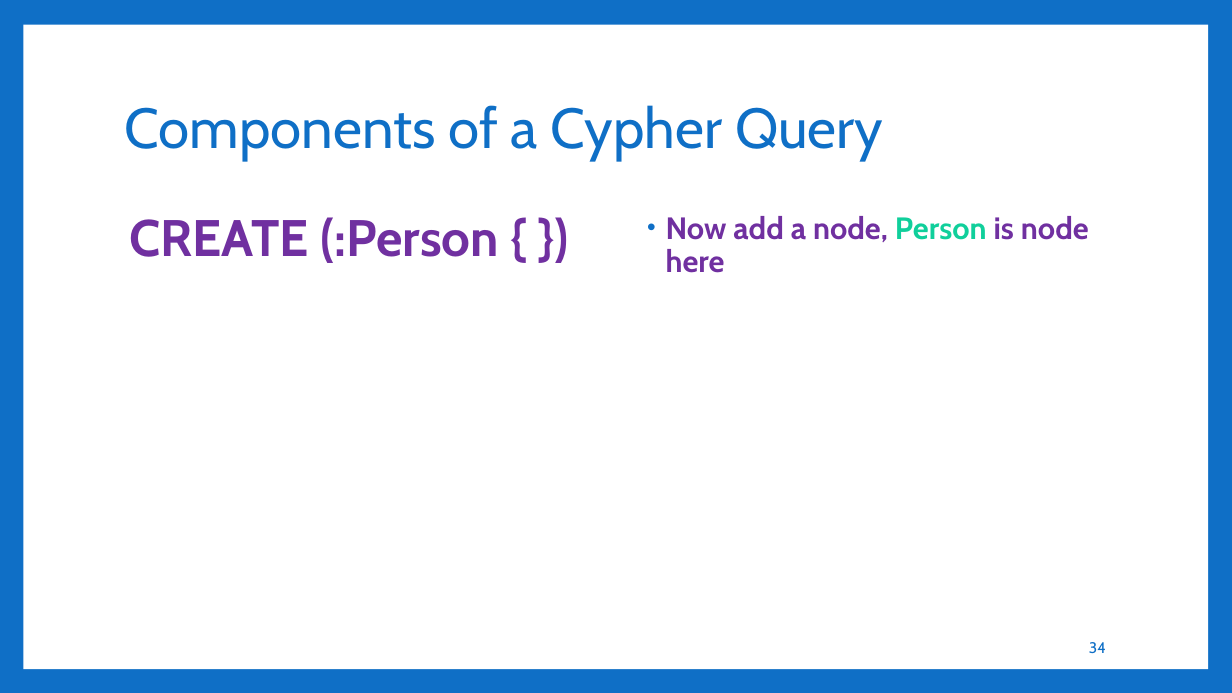
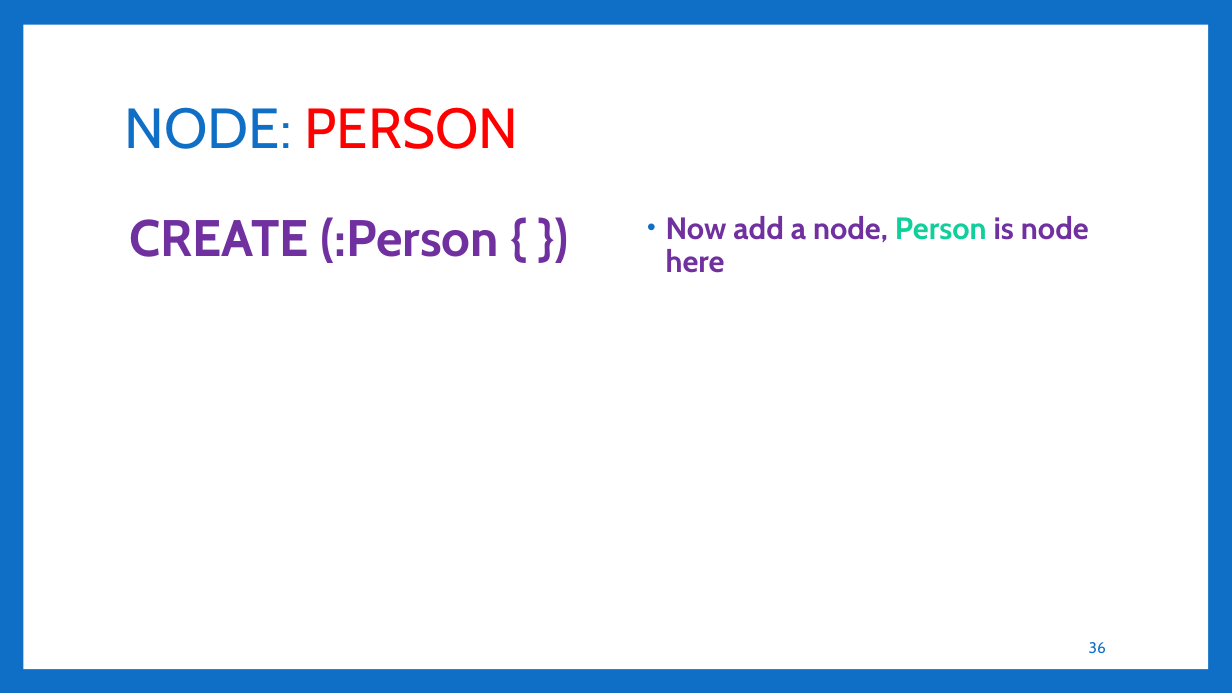
Before and after one commit to aakashbashyal21/GraphDatabase, a slide deck: slide 36 of GraphDB.pptx (slide 34 before the commit). Drawn at 1232x693 pixels with LibreOffice and Linux fonts; fonts in the diff are those of the drawing. Boxes give left, top, right and bottom in pixels: in the first picture for what was removed or moved away, otherwise in the second. Text is boxed around its words. In the diff, an @@ line names an element or a change of style, - is before the commit and + after.

```diff
--- a/GraphDB.pptx
+++ b/GraphDB.pptx
@@ title at box(125, 107, 519, 149): text changed; text colour #0F6FC6 to #FF0000 @@
-Components of a Cypher Query
+NODE: PERSON
@@ page number at box(1089, 642, 1106, 653): text changed @@
-34
+36
```
Also in this commit, not shown: 13 other slides changed, 3 slides added.
